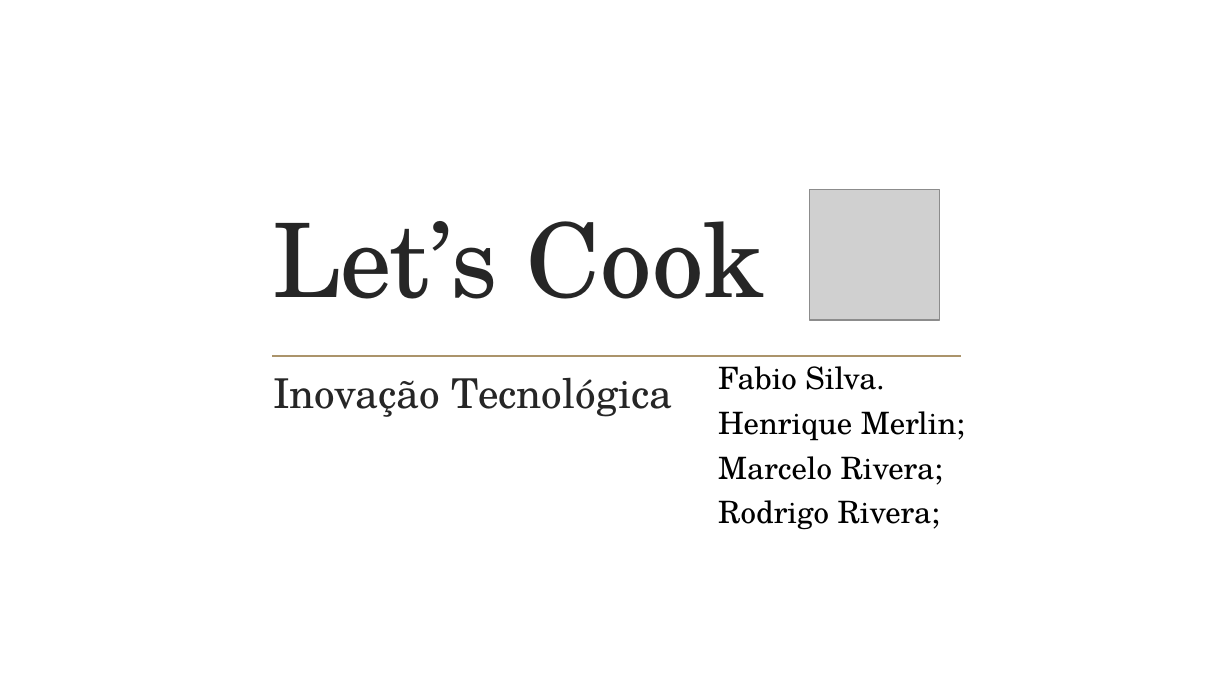
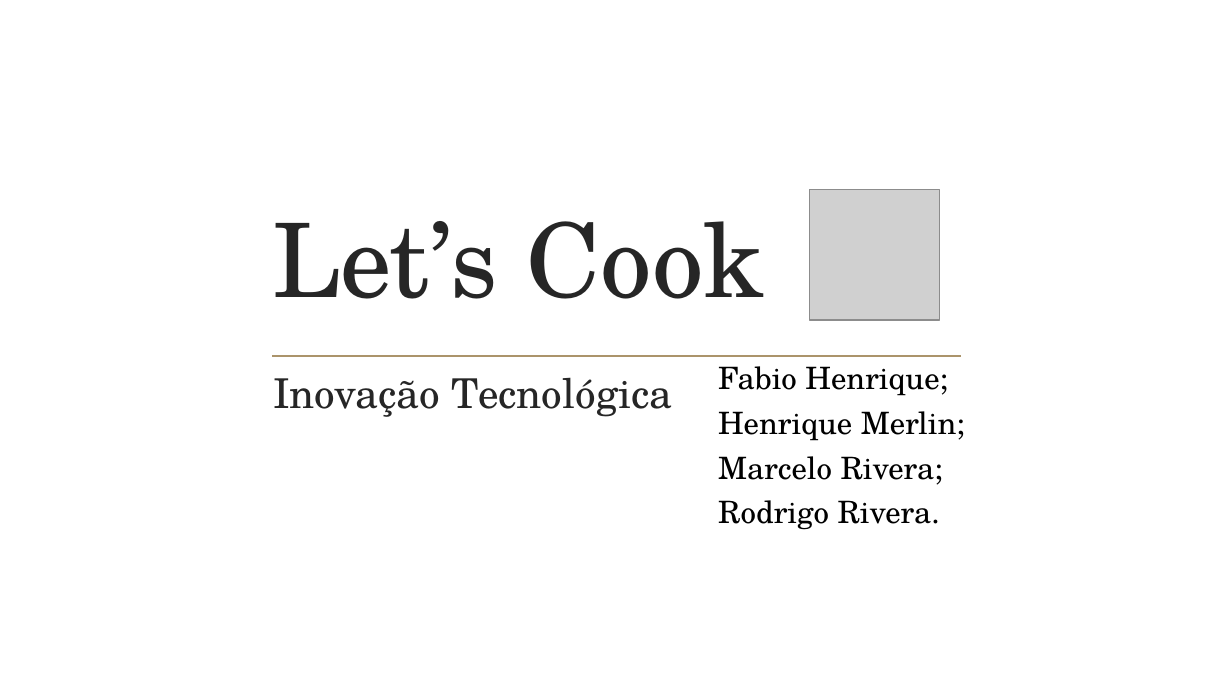
Before and after one commit to papletscook/letscook-doc, a slide deck: slide 1 of projeto/LetsCook_04.pptx. Drawn at 1232x693 pixels with LibreOffice and Linux fonts; fonts in the diff are those of the drawing; grey boxes stand for pictures; background and template pictures are left out. Boxes give left, top, right and bottom in pixels: in the first picture for what was removed or moved away, otherwise in the second. Text is boxed around its words. In the diff, an @@ line names an element or a change of style, - is before the commit and + after.

```diff
--- a/projeto/LetsCook_04.pptx
+++ b/projeto/LetsCook_04.pptx
@@ title "Let’s Cook" at (272, 221, 765, 417): text colour #262626 to #5D5D5D @@
@@ subtitle at (718, 366, 948, 396): text changed; text colour #000000 to #404040 @@
-Fabio Silva.
+Fabio Henrique;
@@ subtitle at (718, 500, 940, 530): text changed; text colour #000000 to #404040 @@
-Rodrigo Rivera;
+Rodrigo Rivera.
```
Also in this commit, not shown: 15 other slides changed, 1 other file.
